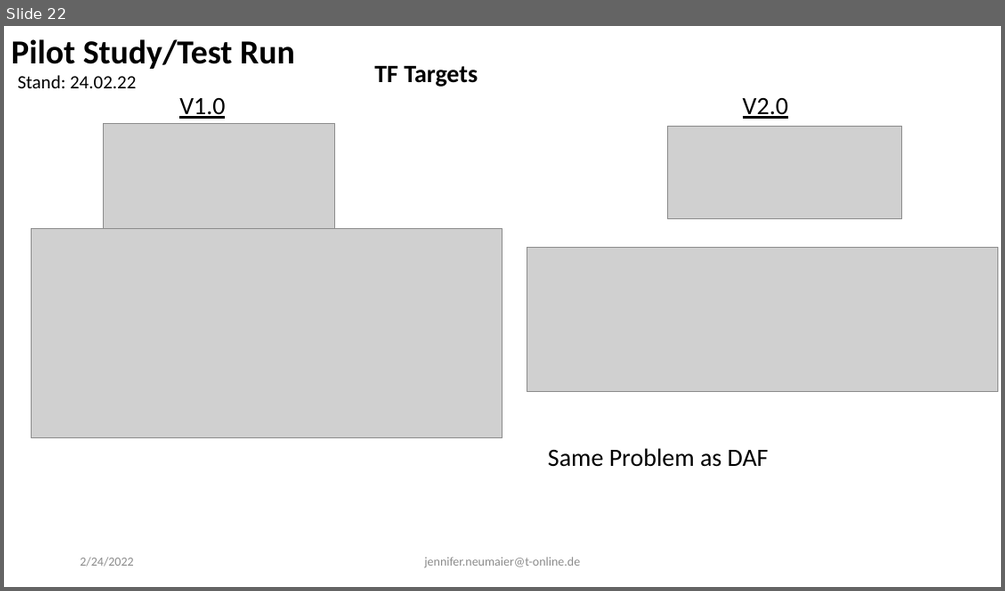
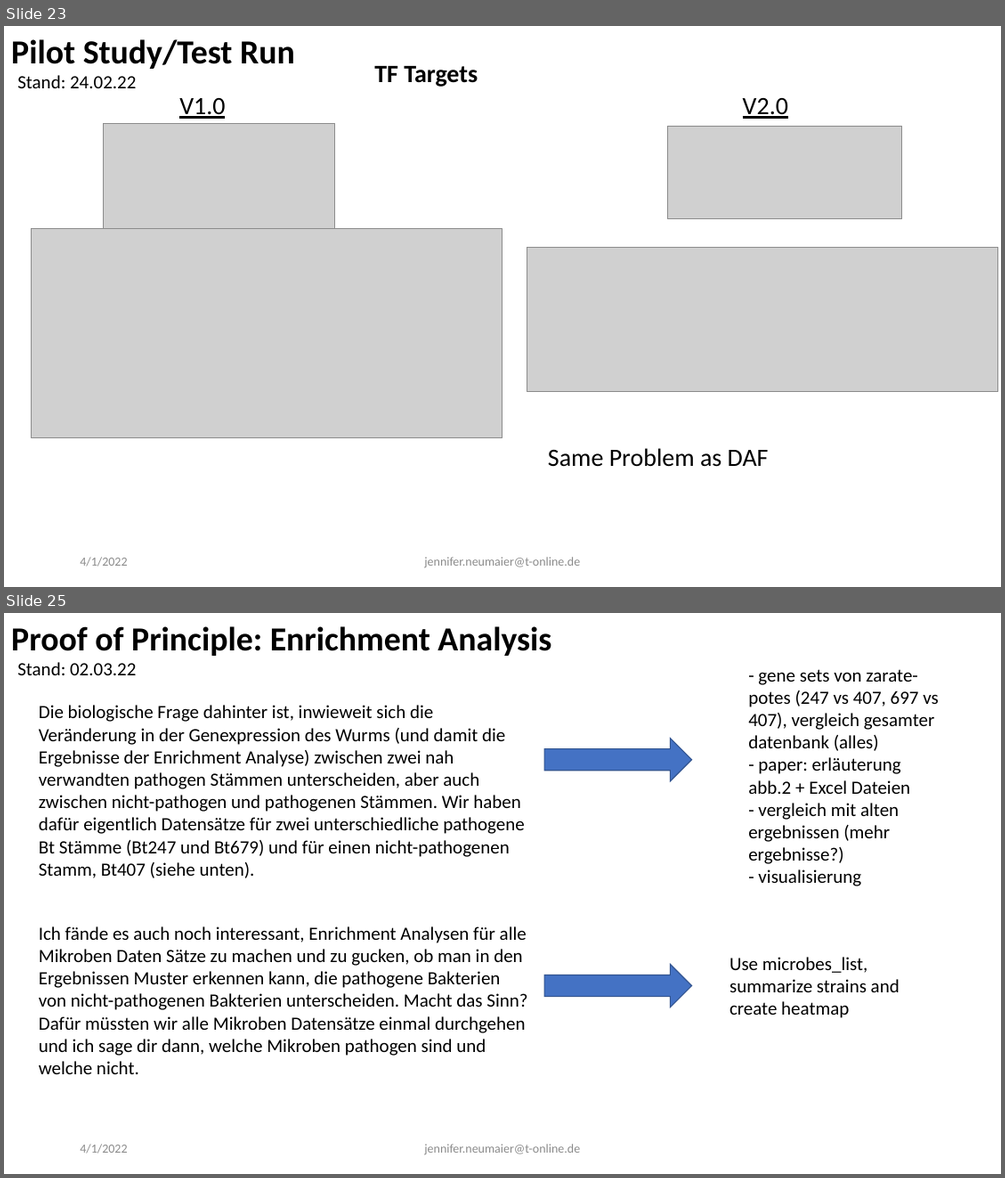
Before and after one commit to evoecogen/WormExp, a slide deck: Documentation/Project_Presentation_210922.pptx. Shown one above the other, each under a label of ours: slide 22 before the commit, slides 23 and 25 after it; the slides between them are not shown. The pictures are 1005x591 and 1005x1178 pixels, drawn with LibreOffice and Linux fonts; fonts in the diff are those of the drawing; grey boxes stand for pictures. Boxes give left, top, right and bottom in pixels: in the first picture for what was removed or moved away, otherwise in the second. Text is boxed around its words. In the diff, an @@ line names an element or a change of style, - is before the commit and + after.

Commit message:
added analyses to documentation

```diff
--- a/Documentation/Project_Presentation_210922.pptx
+++ b/Documentation/Project_Presentation_210922.pptx
@@ slide 25 added at (4,613,1001,1174), background #FFFFFF @@
@@ text added at (11,626,551,656), 32.4 pt, text #000000, bold @@
+Proof of Principle: Enrichment Analysis
@@ text added at (17,662,136,675), 18 pt, text #000000 @@
+Stand: 02.03.22
@@ text added at (748,669,938,886), 18 pt, text #000000 @@
+- gene sets von zarate-potes (247 vs 407, 697 vs 407), vergleich gesamter datenbank (alles)
+- paper: erläuterung abb.2 + Excel Dateien
+- vergleich mit alten ergebnissen (mehr ergebnisse?)
+- visualisierung
@@ text added at (39,705,525,878), 18 pt, text #000000 @@
+Die biologische Frage dahinter ist, inwieweit sich die Veränderung in der Genexpression des Wurms (und damit die Ergebnisse der Enrichment Analyse) zwischen zwei nah verwandten pathogen Stämmen unterscheiden, aber auch zwischen nicht-pathogen und pathogenen Stämmen. Wir haben dafür eigentlich Datensätze für zwei unterschiedliche pathogene Bt Stämme (Bt247 und Bt679) und für einen nicht-pathogenen Stamm, Bt407 (siehe unten).
@@ right arrow added at (544,738,692,781), fill #4472C4, outline #325491 1 pt @@
@@ text added at (39,926,527,1074), 18 pt, text #000000 @@
+Ich fände es auch noch interessant, Enrichment Analysen für alle Mikroben Daten Sätze zu machen und zu gucken, ob man in den Ergebnissen Muster erkennen kann, die pathogene Bakterien von nicht-pathogenen Bakterien unterscheiden. Macht das Sinn? Dafür müssten wir alle Mikroben Datensätze einmal durchgehen und ich sage dir dann, welche Mikroben pathogen sind und welche nicht.
@@ text added at (729,957,899,1018), 18 pt, text #000000 @@
+Use microbes_list, summarize strains and create heatmap
@@ right arrow added at (544,965,692,1008), fill #4472C4, outline #325491 1 pt @@
@@ text added at (80,1143,127,1153), 12 pt, text #8C8C8C @@
+4/1/2022
@@ text added at (424,1143,580,1155), 12 pt, text #8C8C8C @@
+jennifer.neumaier@t-online.de
@@ what was slide 22 is now slide 23 @@
@@ slide 23 changed as well @@
@@ text at (80,556,127,566): text changed @@
-2/24/2022
+4/1/2022
```
Also in this commit, not shown: 30 other slides changed, 15 other slides added, 5 other files.
